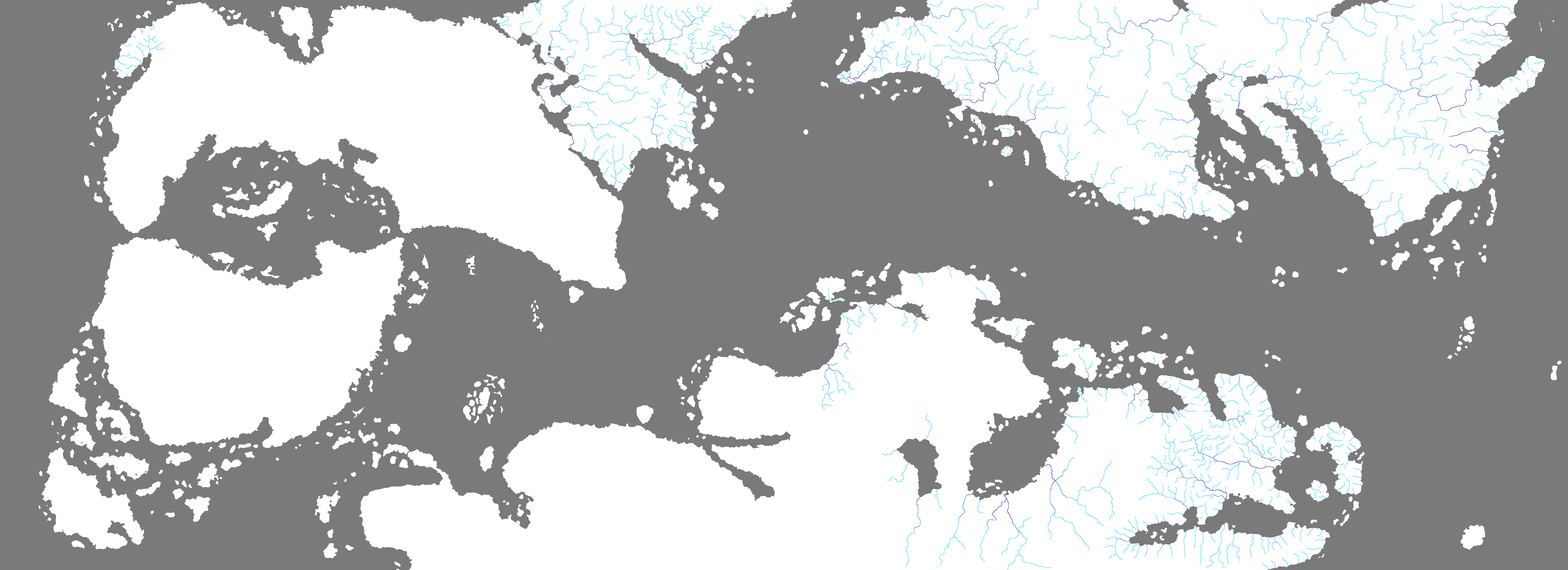
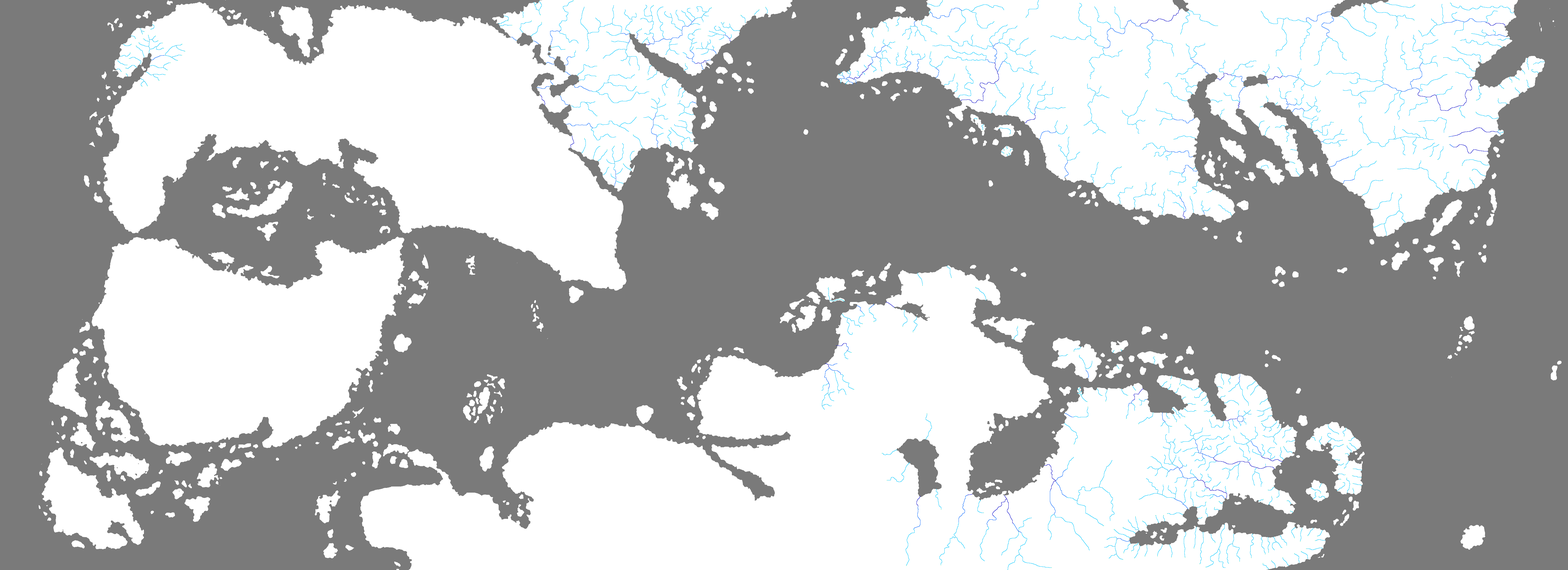
Layers edited between the first and the second 1568px x 570px image:
painted on "Rivers copy" over (140, 43, 186, 87)
